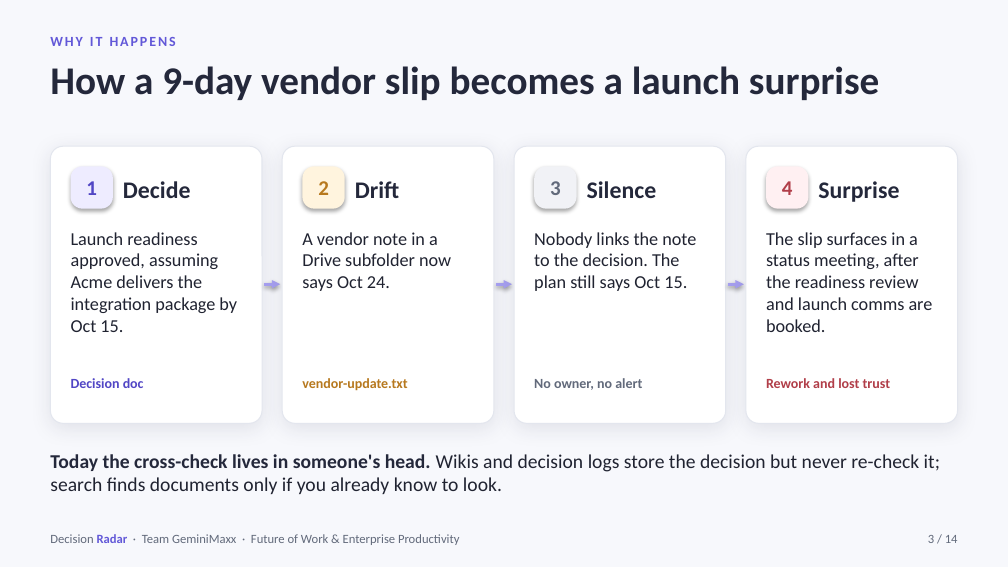
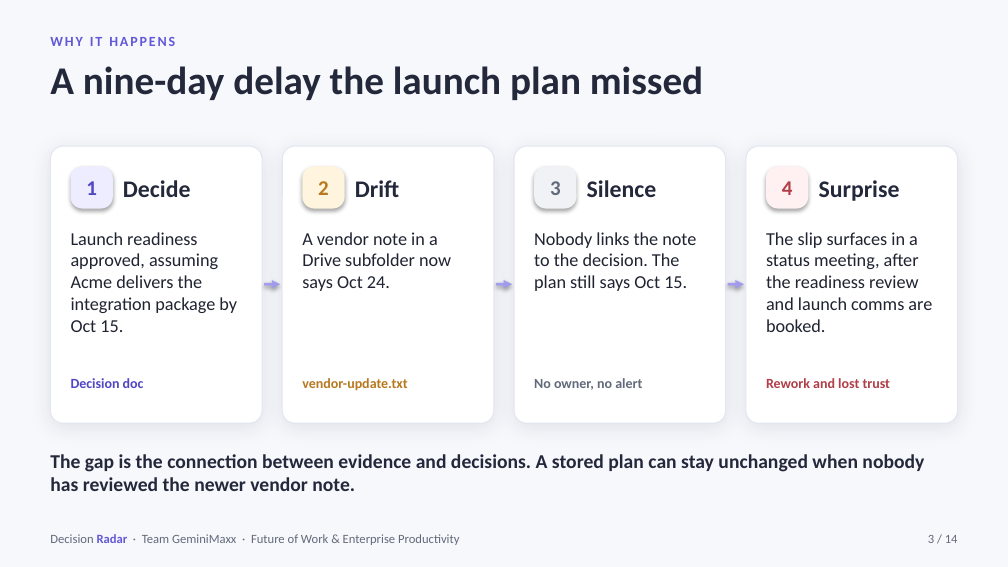
Before and after one commit to steffy-lo/decision-radar, a slide deck: slide 3 of submission/DecisionRadar_Proposal.pptx. Drawn at 1008x567 pixels with LibreOffice and Linux fonts; fonts in the diff are those of the drawing. Boxes give left, top, right and bottom in pixels: in the first picture for what was removed or moved away, otherwise in the second. Text is boxed around its words. In the diff, an @@ line names an element or a change of style, - is before the commit and + after.

```diff
--- a/submission/DecisionRadar_Proposal.pptx
+++ b/submission/DecisionRadar_Proposal.pptx
@@ text at (50,66,703,100): text changed @@
-How a 9-day vendor slip becomes a launch surprise
+A nine-day delay the launch plan missed
@@ text removed at (50,454,940,494) @@
-Today the cross-check lives in someone's head. Wikis and decision logs store the decision but never re-check it; search finds documents only if you already know to look.
@@ text added at (50,454,924,491), 14 pt, text #24283B, bold @@
+The gap is the connection between evidence and decisions. A stored plan can stay unchanged when nobody has reviewed the newer vendor note.
```
Also in this commit, not shown: 12 other slides changed, 1 slide added, 1 slide removed, 2 other files.
